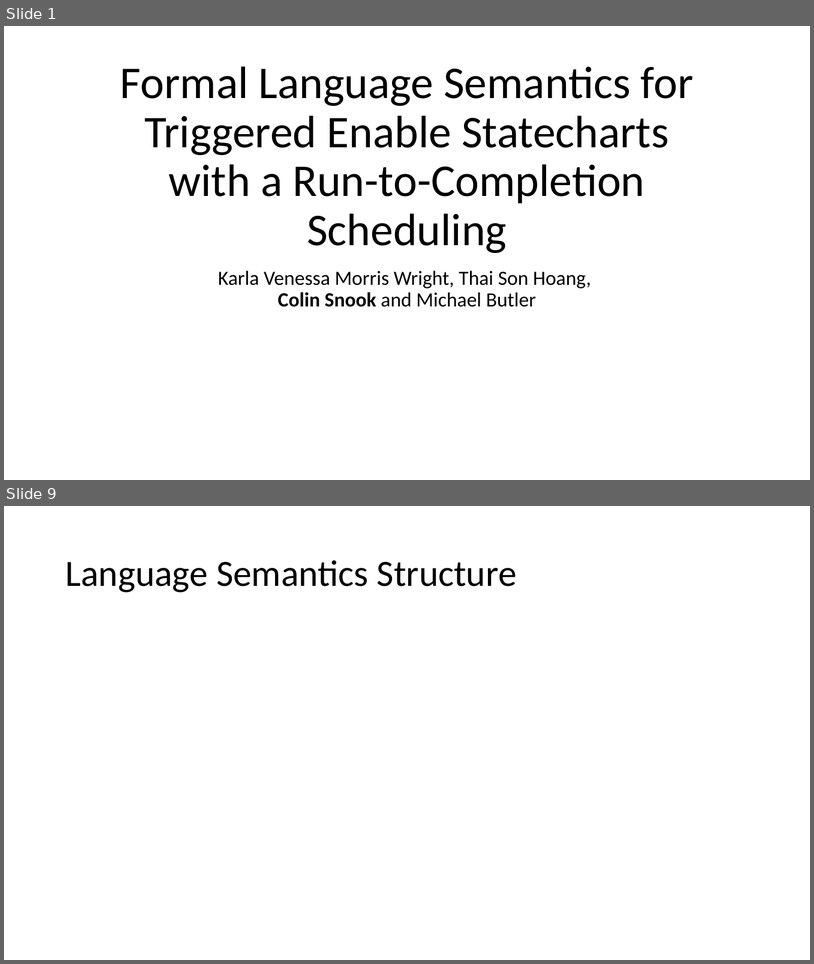
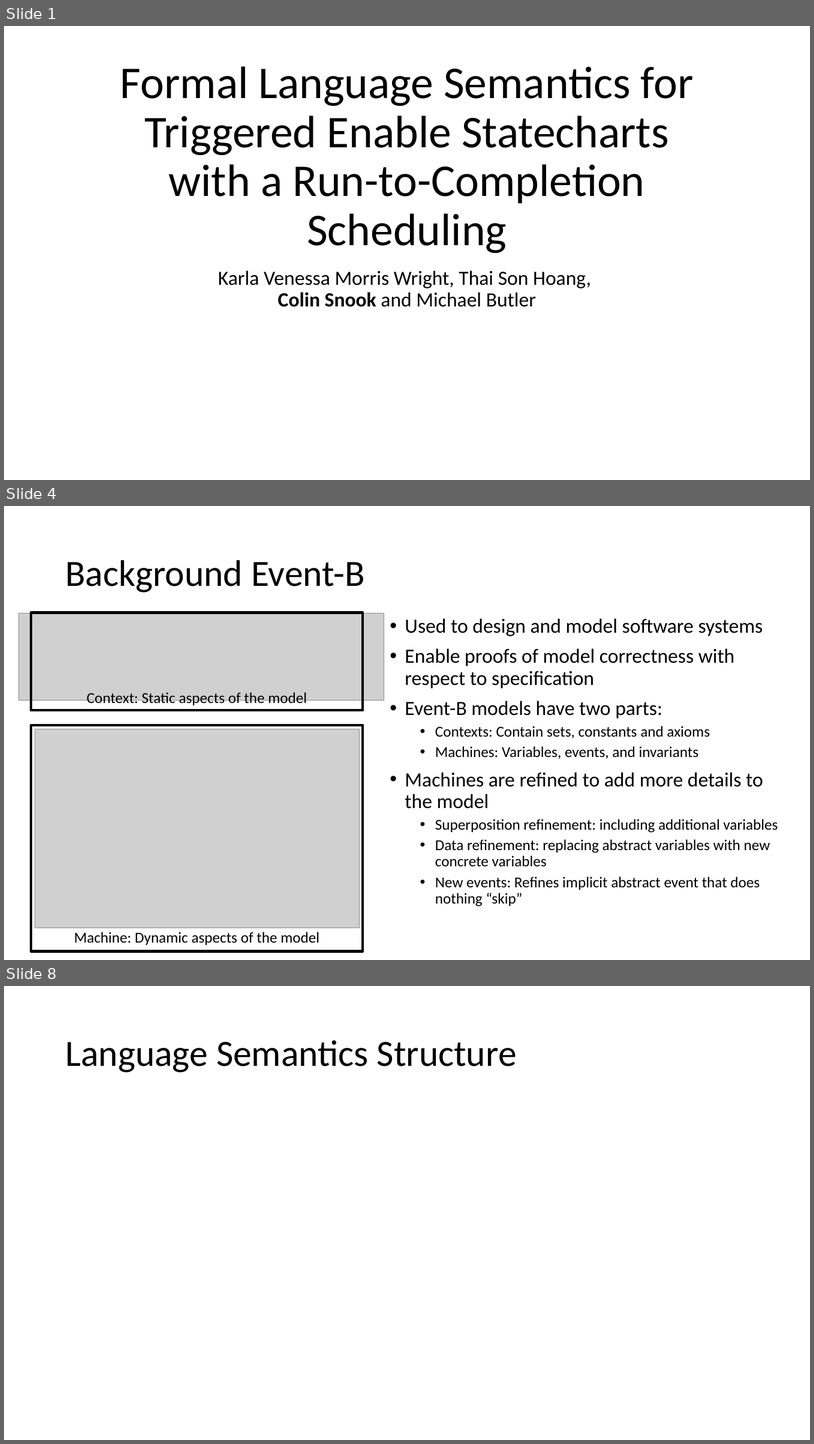
Before and after one commit to kmorris3/rodin_scxml_plugin, a slide deck: manuscripts/ICTAC2023/ICTAC-2023-Presentation.pptx. Shown one above the other, each under a label of ours: slides 1 and 9 before the commit, slides 1, 4 and 8 after it; the slides between them are not shown. The pictures are 814x964 and 814x1444 pixels, drawn with LibreOffice and Linux fonts; fonts in the diff are those of the drawing; grey boxes stand for pictures. Boxes give left, top, right and bottom in pixels: in the first picture for what was removed or moved away, otherwise in the second. Text is boxed around its words. In the diff, an @@ line names an element or a change of style, - is before the commit and + after.

```diff
--- a/manuscripts/ICTAC2023/ICTAC-2023-Presentation.pptx
+++ b/manuscripts/ICTAC2023/ICTAC-2023-Presentation.pptx
@@ slide 4 added at box(4, 506, 810, 960), background #FFFFFF @@
@@ title added at box(65, 560, 365, 592), 44 pt, text #000000 @@
+Background Event-B
@@ picture added at box(19, 613, 384, 700) @@
@@ rectangle added at box(31, 612, 363, 711), outline #000000 3 pt, 18 pt, text #000000 @@
+Context: Static aspects of the model
@@ text added at box(405, 618, 778, 906), 18 pt, text #000000 @@
+• Used to design and model software systems
+• Enable proofs of model correctness with respect to specification
+• Event-B models have two parts:
+  • Contexts: Contain sets, constants and axioms
+  • Machines: Variables, events, and invariants
+• Machines are refined to add more details to the model
+  • Superposition refinement: including additional variables
+  • Data refinement: replacing abstract variables with new concrete variables
+  • New events: Refines implicit abstract event that does nothing “skip”
@@ rectangle added at box(31, 725, 363, 951), outline #000000 3 pt, 18 pt, text #000000 @@
+Machine: Dynamic aspects of the model
@@ picture added at box(35, 729, 360, 928) @@
@@ what was slide 9 is now slide 8 @@
```
Also in this commit, not shown: 6 slides changed, 3 other slides added, 3 slides removed.
